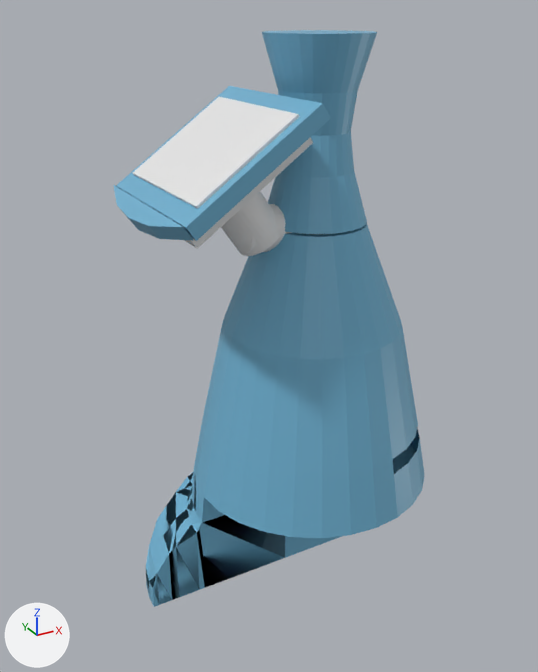
What one commit did to the COLLADA model scitos_description/meshes/scitos_1.dae.
Both versions are drawn from a 50 mm camera at (-0.863, -1.243, 1.218) aimed at (-0.169, 0.019, 0.587). The axes (+X, +Y, +Z) are drawn at lower left. The lights are the same throughout. Where no turn or scale is listed for an object, it has been applied to the vertices.

Names of what the first picture shows: 'Body1', 'Body2', 'Body3', 'Body4', 'Body5', 'Body6', 'Body7', 'Chassis', 'sc_body1', 'sc_body2', 'sc_body4', 'screen_screen'.
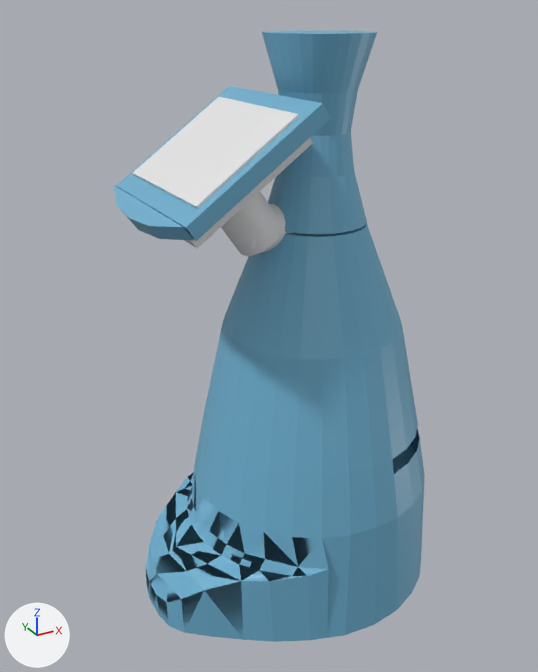
Where the change shows, as pixel boxes (x1, y1, x2, y2) in the pictures (538 x 672 px):
```json
{"object": "Chassis", "change": "reshaped", "before": [146, 471, 342, 607], "after": [146, 471, 425, 642]}
{"part": 1, "of": "me_cylinder_001", "change": "built on", "before": [153, 498, 342, 607], "after": [153, 482, 424, 642]}
```

Scene script edits in JSON lines:
```json
{"block": "me_cylinder_001", "where": "# used by ob_chassis; location = (-0.135, 0.0, 0.979)"}
{"op": "remove", "block": "me_cylinder_001", "code": "me_cylinder_001.from_pydata(...)  # 69 vertices, 134 faces; spans x -0.335..0.342, y 0.0..0.278, z -0.978..-0.73"}
{"op": "add", "block": "me_cylinder_001", "code": "me_cylinder_001.from_pydata(...)  # 120 vertices, 251 faces; spans x -0.335..0.342, y -0.278..0.278, z -0.978..-0.73"}
{"block": "me_cylinder_001", "change": "me_cylinder_001 part 1"}
{"block": "me_cylinder_001", "change": "17 faces are deleted"}
{"block": "me_cylinder_001", "change": "51 vertices are added at x -0.335..0.337, y -0.278..-0.023, z -0.978..-0.73"}
{"block": "me_cylinder_001", "change": "134 new faces join them"}
```
